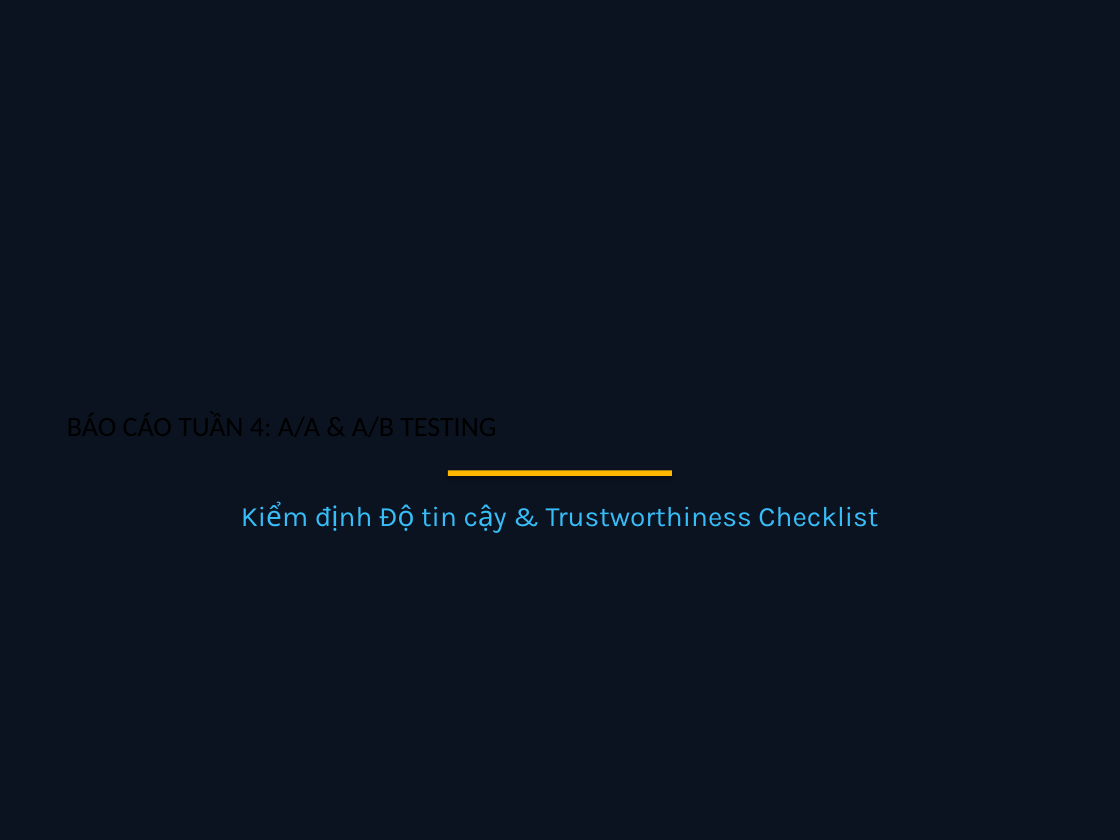
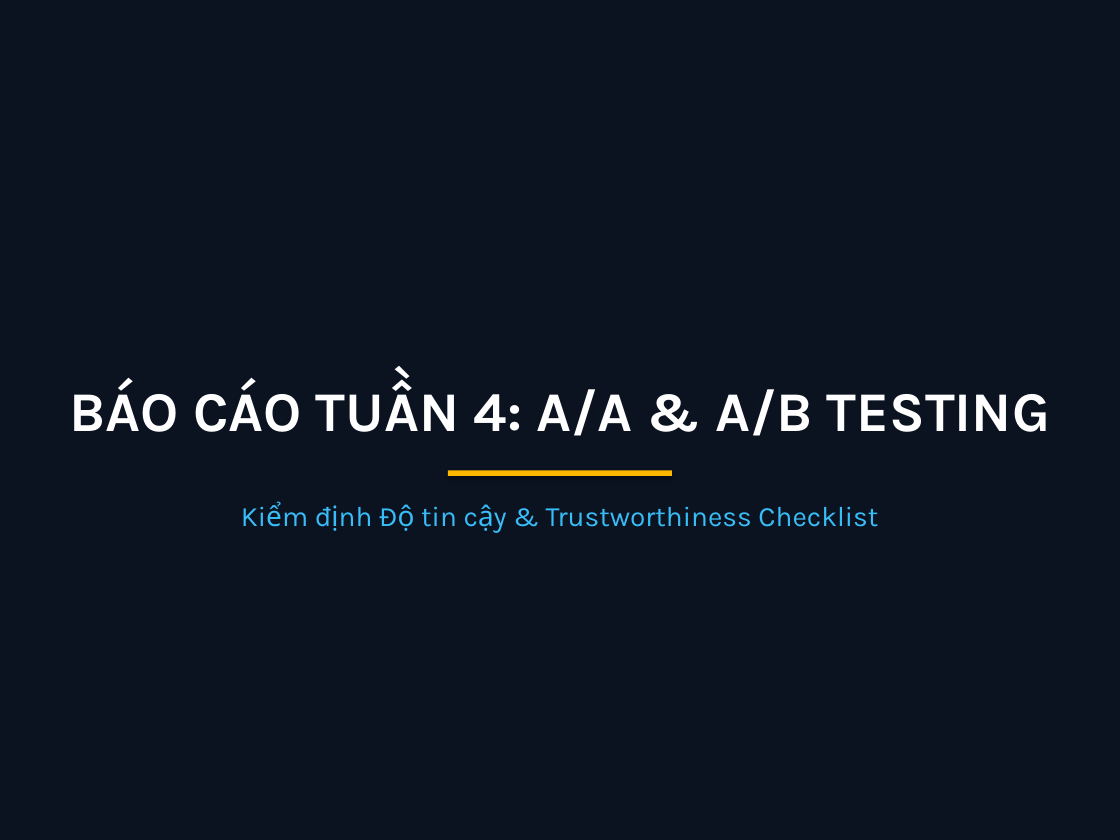
Before and after one commit to thaibuivan/GSM-promotion-experimentation, a slide deck: slide 1 of docs/Week4_AA_AB_Testing_Summary.pptx. Drawn at 1120x840 pixels with LibreOffice and Linux fonts; fonts in the diff are those of the drawing. Boxes give left, top, right and bottom in pixels: in the first picture for what was removed or moved away, otherwise in the second. Text is boxed around its words. In the diff, an @@ line names an element or a change of style, - is before the commit and + after.

```diff
--- a/docs/Week4_AA_AB_Testing_Summary.pptx
+++ b/docs/Week4_AA_AB_Testing_Summary.pptx
@@ text added at (70,381,1050,436), 36 pt, text #FFFFFF, bold @@
+BÁO CÁO TUẦN 4: A/A & A/B TESTING
```
Also in this commit, not shown: 2 other slides changed.
